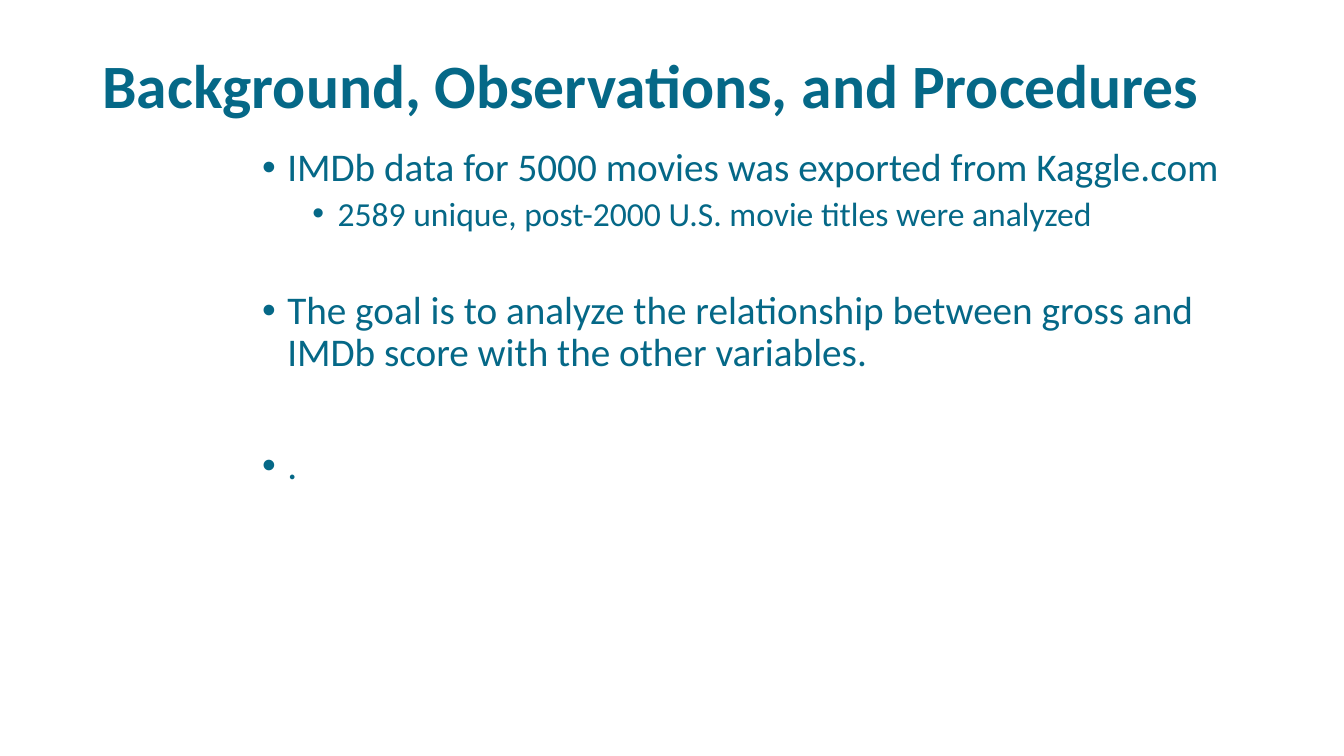
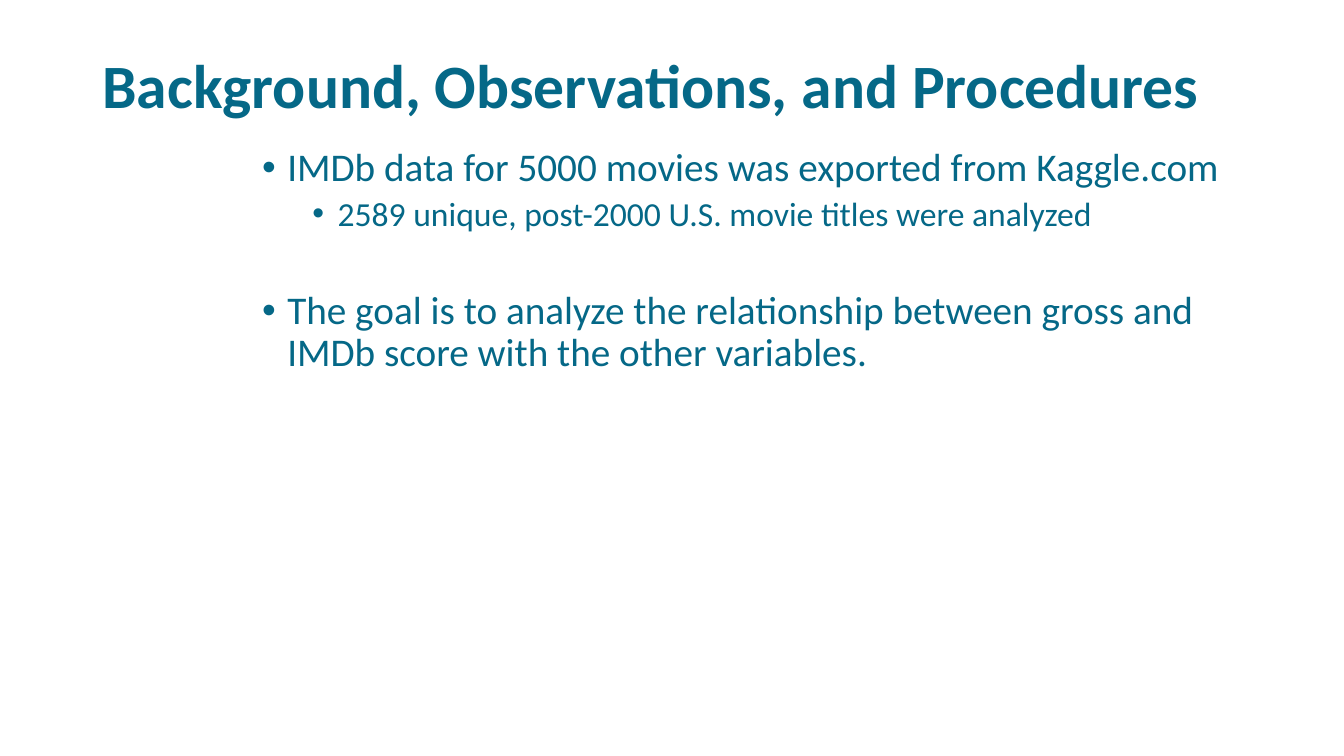
Before and after one commit to libbyYOU/IMDb-5000-movie-project, a slide deck: slide 3 of DSO-530 Final Project.pptx. Drawn at 1344x756 pixels with LibreOffice and Linux fonts; fonts in the diff are those of the drawing; background and template pictures are left out. Boxes give left, top, right and bottom in pixels: in the first picture for what was removed or moved away, otherwise in the second. Text is boxed around its words. In the diff, an @@ line names an element or a change of style, - is before the commit and + after.

```diff
--- a/DSO-530 Final Project.pptx
+++ b/DSO-530 Final Project.pptx
@@ text at (287,153,1218,367): paragraph removed @@
-• .
```
Also in this commit, not shown: 5 other slides changed, 2 slides added, 2 slides removed, 2 other files.
